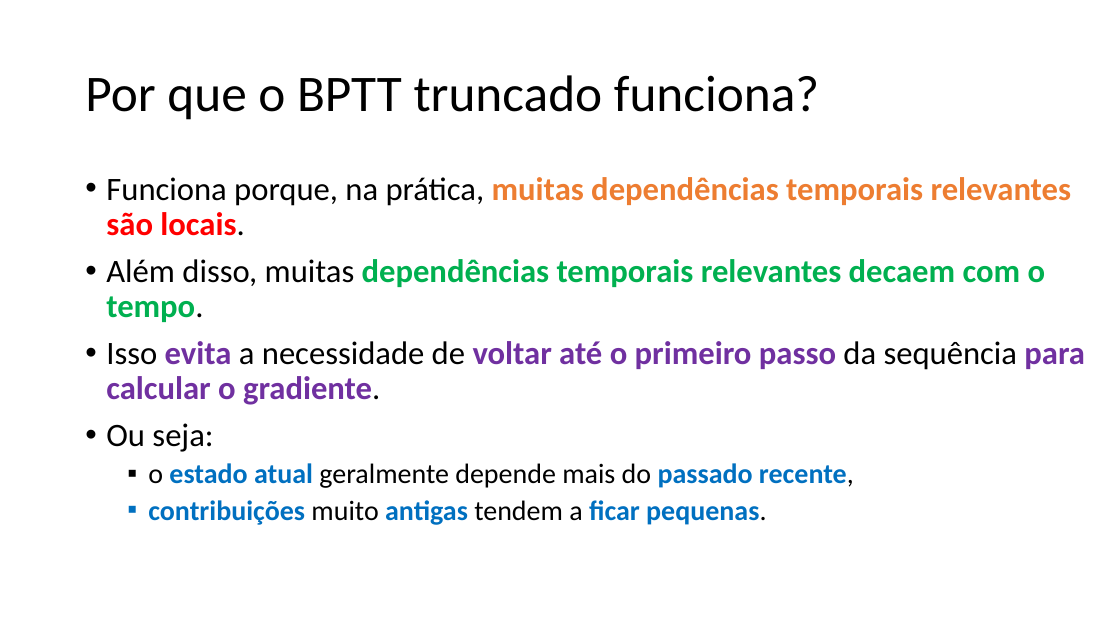
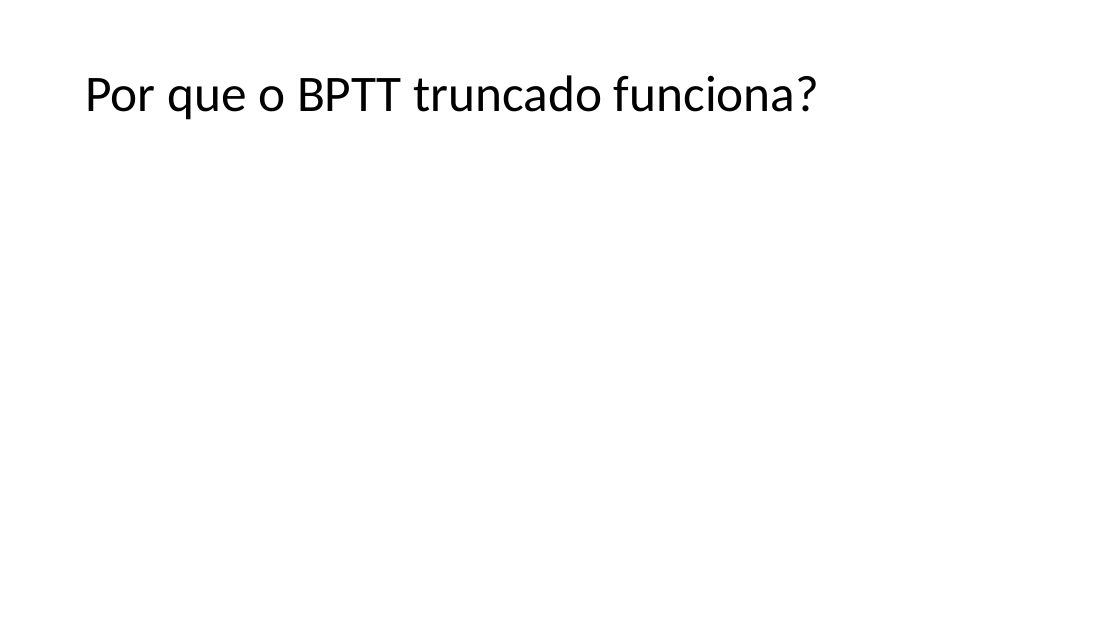
Before and after one commit to zz4fap/c24_inteligencia_artificial, a slide deck: slide 34 of slides/C24_RNN.pptx (slide 35 before the commit). Drawn at 1120x630 pixels with LibreOffice and Linux fonts; fonts in the diff are those of the drawing; grey boxes stand for pictures. Boxes give left, top, right and bottom in pixels: in the first picture for what was removed or moved away, otherwise in the second. Text is boxed around its words. In the diff, an @@ line names an element or a change of style, - is before the commit and + after.

```diff
--- a/slides/C24_RNN.pptx
+++ b/slides/C24_RNN.pptx
@@ text removed at [106,177,1085,525] @@
-• Funciona porque, na prática, muitas dependências temporais relevantes são locais.
-• Além disso, muitas dependências temporais relevantes decaem com o tempo.
-• Isso evita a necessidade de voltar até o primeiro passo da sequência para calcular o gradiente.
-• Ou seja:
-  ▪ o estado atual geralmente depende mais do passado recente,
-  ▪ contribuições muito antigas tendem a ficar pequenas.
```
Also in this commit, not shown: 24 other slides changed, 7 slides added, 8 slides removed, 1 other file.
